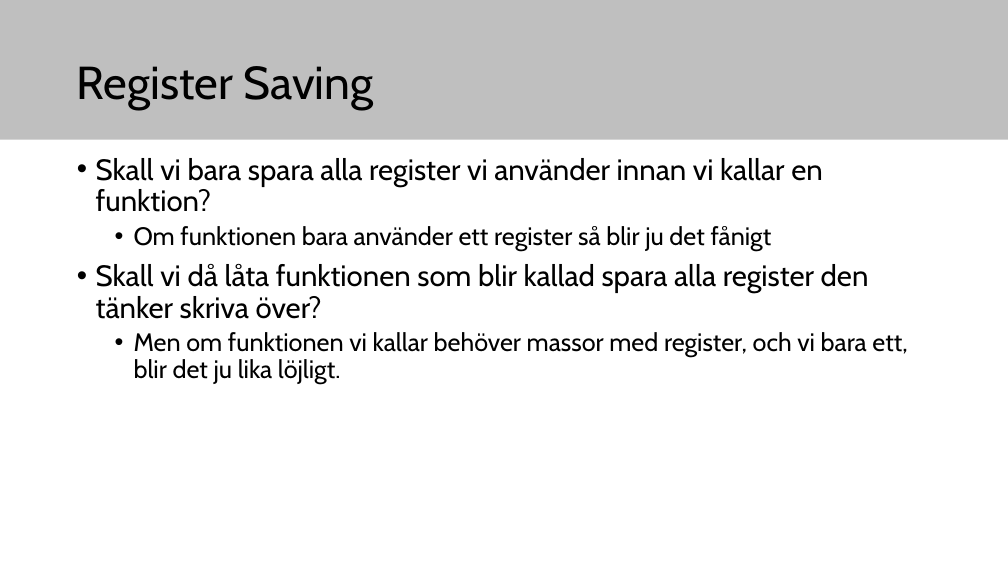
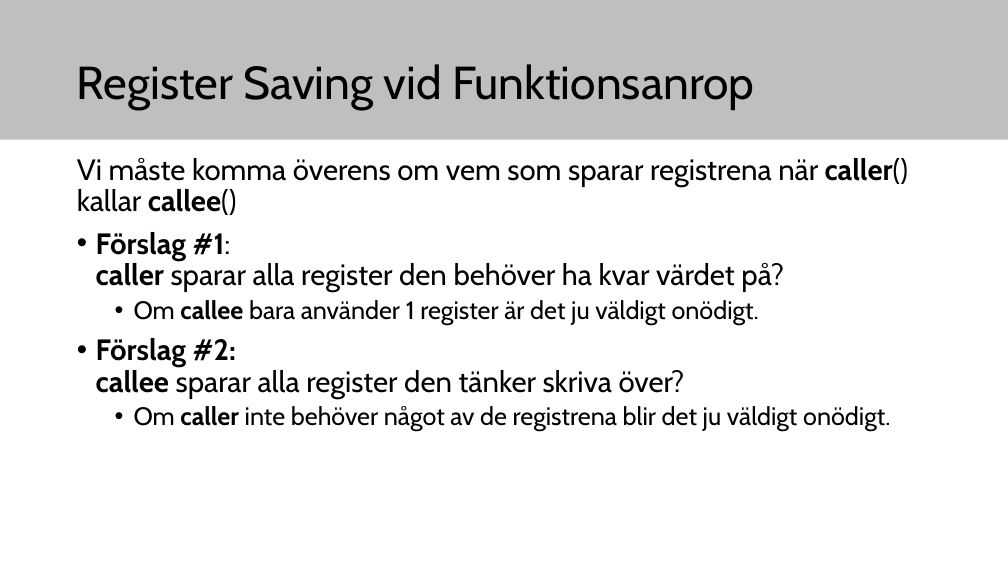
Before and after one commit to elias-at-chalmers/mop-lecture_notes-mirror, a slide deck: slide 12 of slides/lecture03-assembly2.pptx. Drawn at 1008x567 pixels with LibreOffice and Linux fonts; fonts in the diff are those of the drawing. Boxes give left, top, right and bottom in pixels: in the first picture for what was removed or moved away, otherwise in the second. Text is boxed around its words. In the diff, an @@ line names an element or a change of style, - is before the commit and + after.

```diff
--- a/slides/lecture03-assembly2.pptx
+++ b/slides/lecture03-assembly2.pptx
@@ title at (77,64,754,110): text changed @@
-Register Saving
+Register Saving vid Funktionsanrop
@@ text at (77,158,909,431): text changed @@
-• Skall vi bara spara alla register vi använder innan vi kallar en funktion?
-  • Om funktionen bara använder ett register så blir ju det fånigt
-• Skall vi då låta funktionen som blir kallad spara alla register den tänker skriva över?
-  • Men om funktionen vi kallar behöver massor med register, och vi bara ett, blir det ju lika löjligt.
+Vi måste komma överens om vem som sparar registrena när caller() kallar callee()
+• Förslag #1:
+  caller sparar alla register den behöver ha kvar värdet på?
+  • Om callee bara använder 1 register är det ju väldigt onödigt.
+• Förslag #2:
+  callee sparar alla register den tänker skriva över?
+  • Om caller inte behöver något av de registrena blir det ju väldigt onödigt.
```
Also in this commit, not shown: 3 other slides changed, 7 slides added, 4 slides removed.
